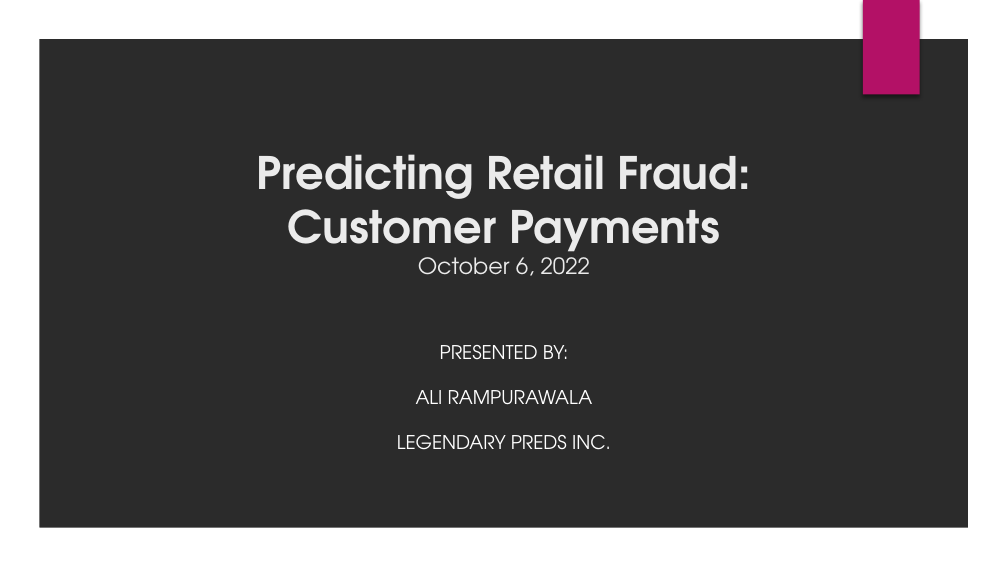
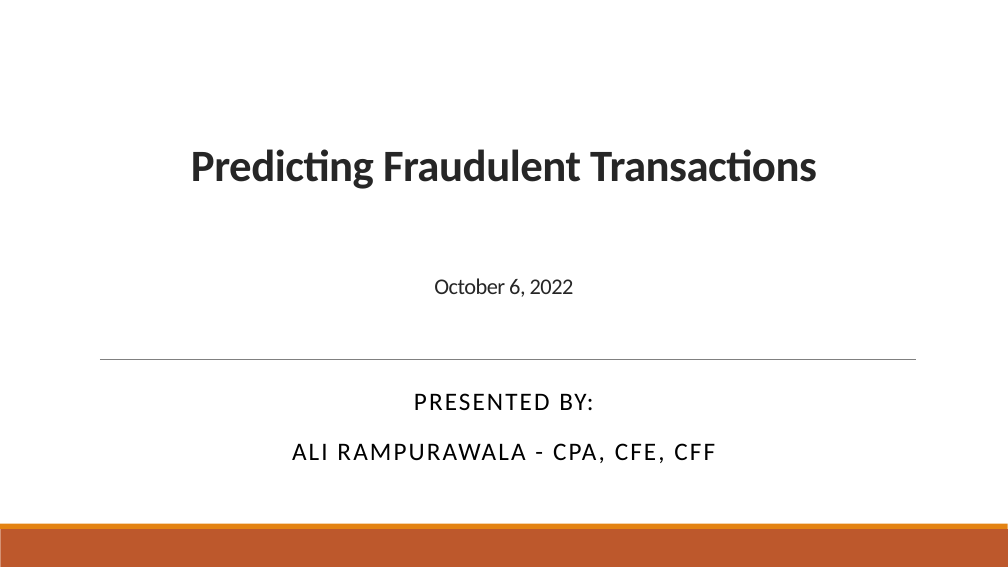
Before and after one commit to AliRampur/FlatIron-Capstone, a slide deck: slide 1 of presentation.pptx. Drawn at 1008x567 pixels with LibreOffice and Linux fonts; fonts in the diff are those of the drawing; background and template pictures are left out; a plain dark background stands for a picture behind light text. Boxes give left, top, right and bottom in pixels: in the first picture for what was removed or moved away, otherwise in the second. Text is boxed around its words. In the diff, an @@ line names an element or a change of style, - is before the commit and + after.

```diff
--- a/presentation.pptx
+++ b/presentation.pptx
@@ background picture (left out) to #FFFFFF @@
@@ freeform shape removed at (x1=0, y1=0, x2=1008, y2=566) @@
@@ rectangle removed at (x1=863, y1=0, x2=919, y2=95) @@
@@ title at (x1=191, y1=149, x2=817, y2=297): text changed; font TeX Gyre Adventor to Calibri; text colour #EBEBEB to #262626 @@
-Predicting Retail Fraud:
-Customer Payments
-October 6, 2022
+Predicting Fraudulent Transactions
+October 6, 2022
@@ line added from (100, 359) to (916, 359), #808080 0.5 pt @@
@@ subtitle "PRESENTED BY:" moved from (x1=397, y1=345, x2=611, y2=450) to (x1=292, y1=393, x2=715, y2=463) @@
@@ subtitle at (x1=414, y1=393, x2=593, y2=410): size 13.5 to 18 pt, font TeX Gyre Adventor to Calibri, text colour #FFFFFF to #000000, letter spacing 0 to 1.5 pt in "PRESENTED BY:"; line spacing 1 to 0.9 @@
@@ subtitle at (x1=292, y1=443, x2=715, y2=463): text changed; size 13.5 to 18 pt; font TeX Gyre Adventor to Calibri; text colour #FFFFFF to #000000 @@
-ALI RAMPURAWALA
-LEGENDARY PREDS INC.
+ALI RAMPURAWALA - CPA, CFE, CFF
@@ rectangle added at (x1=0, y1=529, x2=1008, y2=567), fill #BD582C @@
@@ rectangle added at (x1=0, y1=524, x2=1008, y2=529), fill #E48312 @@
```
Also in this commit, not shown: 7 other slides changed, 4 slides added, 3 slides removed, 6 other files.
